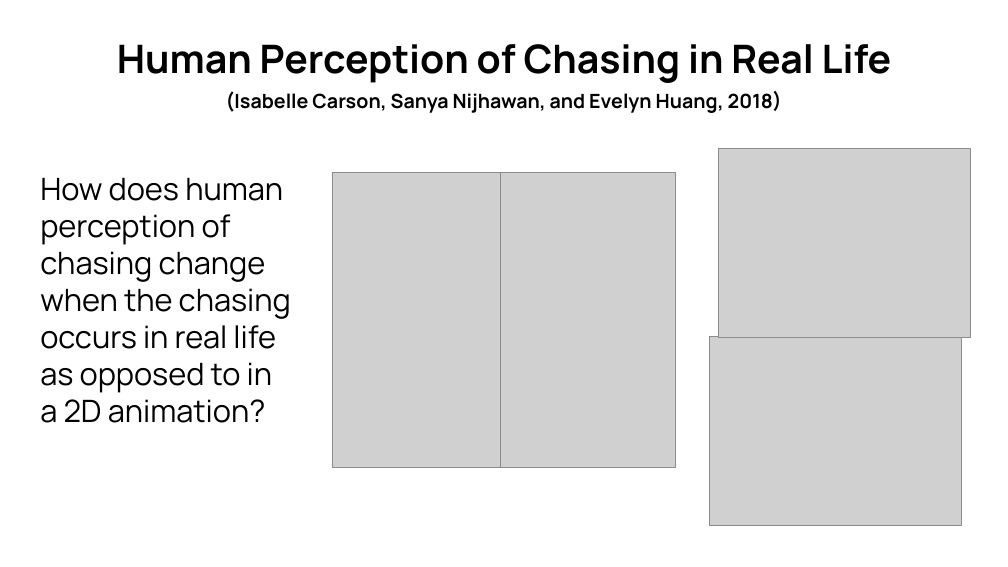
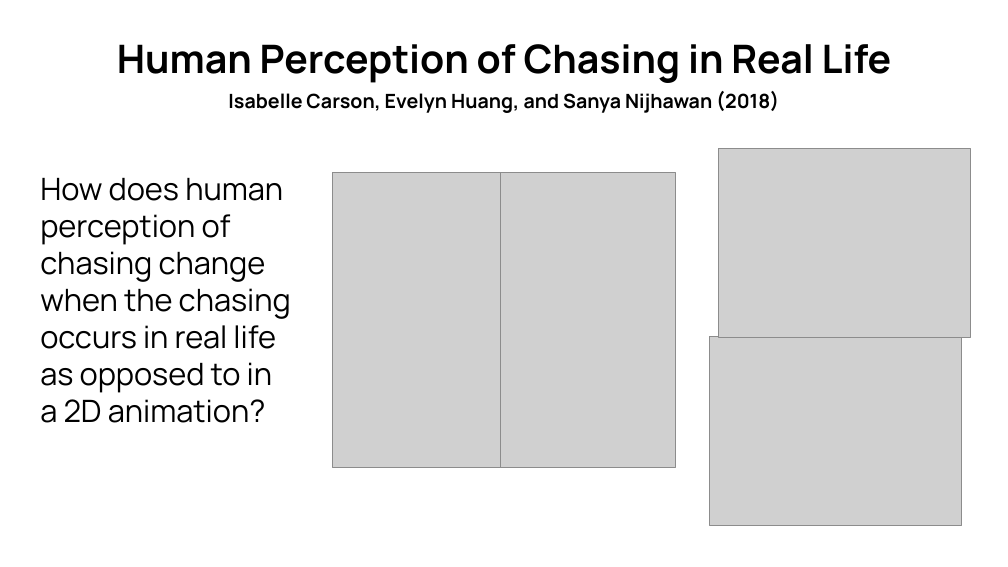
Before and after one commit to evelynh/teambolt473, a slide deck: slide 1 of Documents/TeamBoltOneSlide.pptx. Drawn at 1008x567 pixels with LibreOffice and Linux fonts; fonts in the diff are those of the drawing; grey boxes stand for pictures. Boxes give left, top, right and bottom in pixels: in the first picture for what was removed or moved away, otherwise in the second. Text is boxed around its words. In the diff, an @@ line names an element or a change of style, - is before the commit and + after.

```diff
--- a/Documents/TeamBoltOneSlide.pptx
+++ b/Documents/TeamBoltOneSlide.pptx
@@ title at <box>228,91,779,113</box>: text changed @@
-(Isabelle Carson, Sanya Nijhawan, and Evelyn Huang, 2018)
+Isabelle Carson, Evelyn Huang, and Sanya Nijhawan (2018)
```
Also in this commit, not shown: 1 other file.
